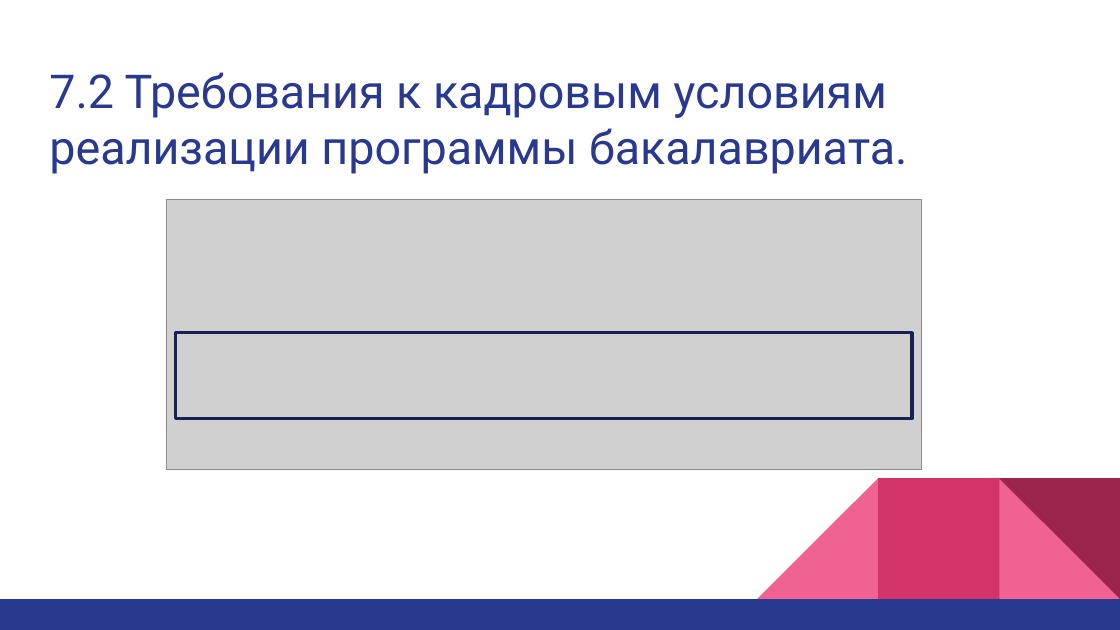
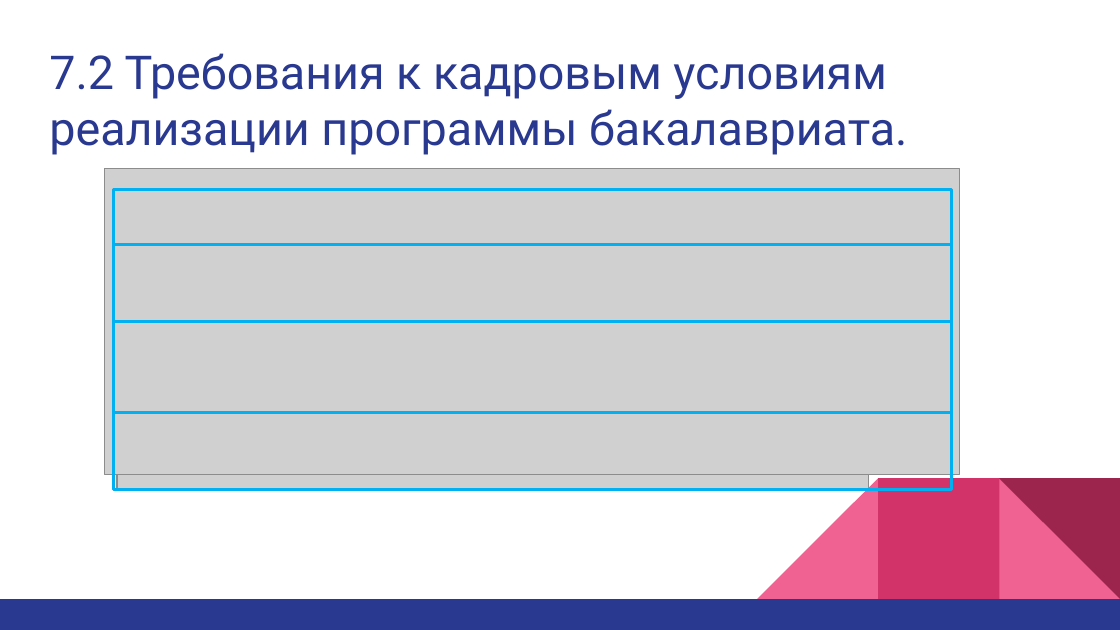
Before and after one commit to bogya345/Diplom, a slide deck: slide 23 of @_docs/bogya/presentation.pptx (slide 6 before the commit). Drawn at 1120x630 pixels with LibreOffice and Linux fonts; fonts in the diff are those of the drawing; grey boxes stand for pictures. Boxes give left, top, right and bottom in pixels: in the first picture for what was removed or moved away, otherwise in the second. Text is boxed around its words. In the diff, an @@ line names an element or a change of style, - is before the commit and + after.

```diff
--- a/@_docs/bogya/presentation.pptx
+++ b/@_docs/bogya/presentation.pptx
@@ title "7.2 Требования к кадровым условиям ...": place and size @@
-title "7.2 Требования к кадровым условиям ..." at (49,72,907,174)
+title "7.2 Требования к кадровым условиям ..." at (49,53,907,155)
@@ picture: place and size @@
-picture at (167,199,922,469)
+picture at (104,168,959,474)
@@ rectangle: place and size @@
-rectangle at (176,333,913,419)
+rectangle at (113,189,951,244)
@@ rectangle at (113,189,951,244): outline #182156 2 pt to #00B0F0 2 pt @@
@@ rectangle added at (113,244,951,321), outline #00B0F0 2 pt @@
@@ rectangle added at (113,321,951,413), outline #00B0F0 2 pt @@
@@ rectangle added at (113,413,951,491), outline #00B0F0 2 pt @@
@@ picture added at (116,470,868,491) @@
```
Also in this commit, not shown: 3 other slides changed, 6 slides added, 2 slides removed, 2 other files.
